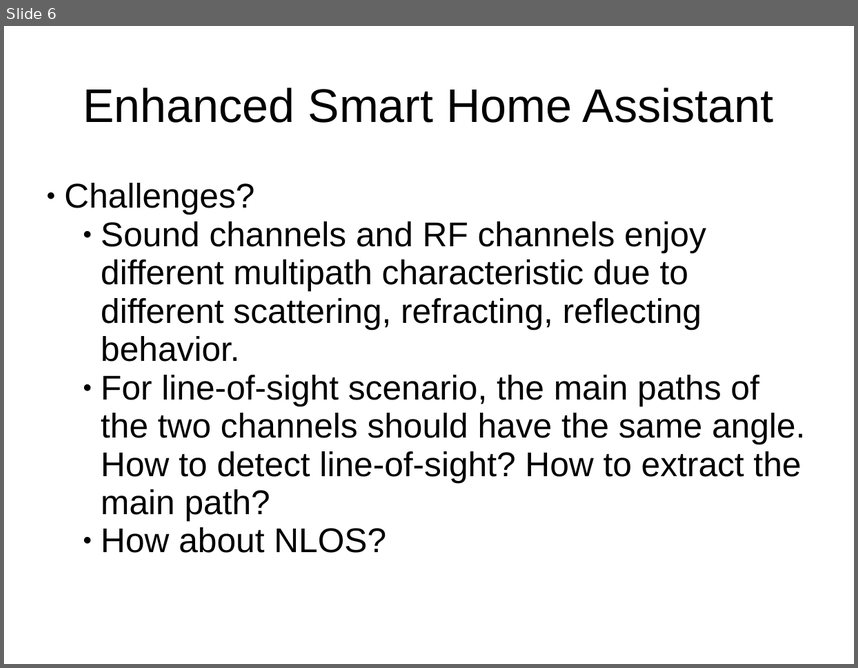
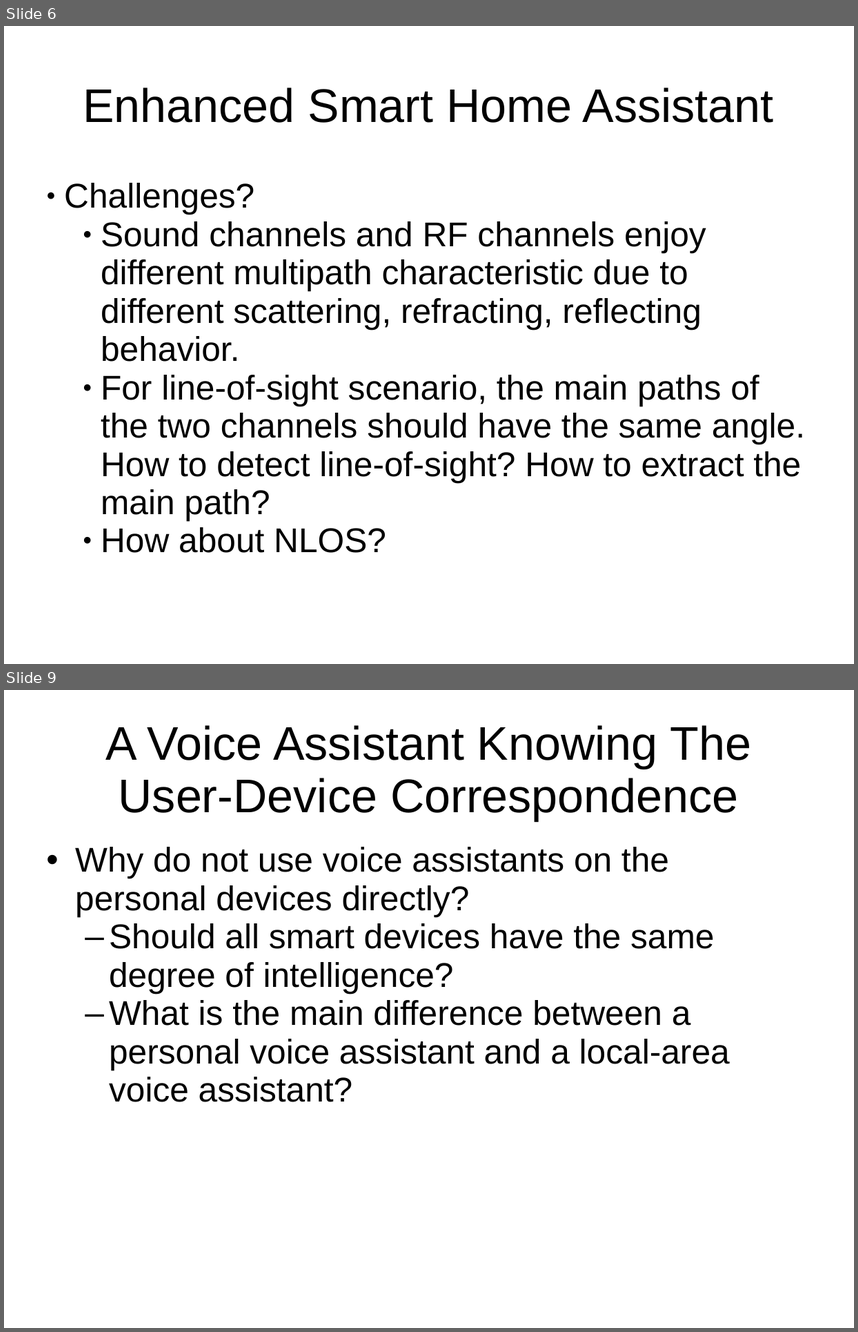
Before and after one commit to HSID/Ubuntu-Desktop, a slide deck: Enhanced-Smart-Home-Assistant.ppt. Shown one above the other, each under a label of ours: slide 6 before the commit, slides 6 and 9 after it; the slides between them are not shown. The pictures are 858x668 and 858x1332 pixels, drawn with LibreOffice and Linux fonts; fonts in the diff are those of the drawing. Boxes give left, top, right and bottom in pixels: in the first picture for what was removed or moved away, otherwise in the second. Text is boxed around its words. In the diff, an @@ line names an element or a change of style, - is before the commit and + after.

```diff
--- a/Enhanced-Smart-Home-Assistant.ppt
+++ b/Enhanced-Smart-Home-Assistant.ppt
@@ slide 9 added at [4, 690, 854, 1328], background #FFFFFF @@
@@ title added at [105, 725, 751, 821], 44 pt, text #000000 @@
+A Voice Assistant Knowing The User-Device Correspondence
@@ subtitle added at [75, 847, 730, 1102], 32 pt, text #000000 @@
+• Why do not use voice assistants on the personal devices directly?
+  – Should all smart devices have the same degree of intelligence?
+  – What is the main difference between a personal voice assistant and a local-area voice assistant?
```
Also in this commit, not shown: 5 other slides added, 4 other files.
